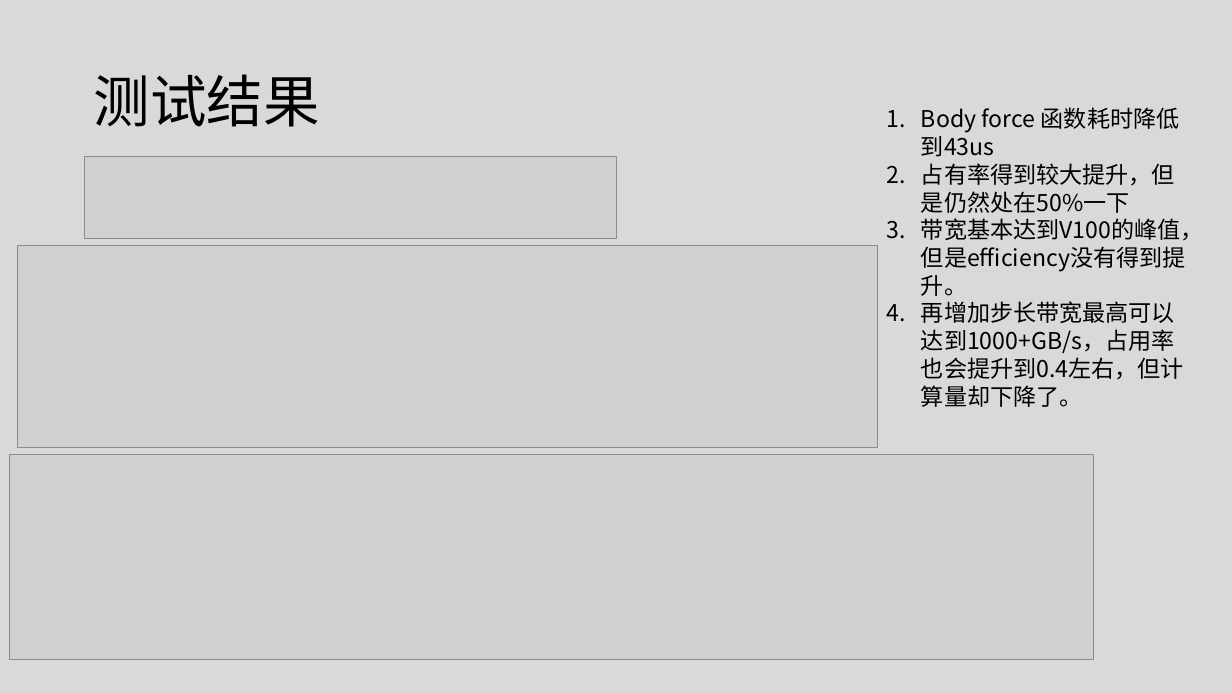
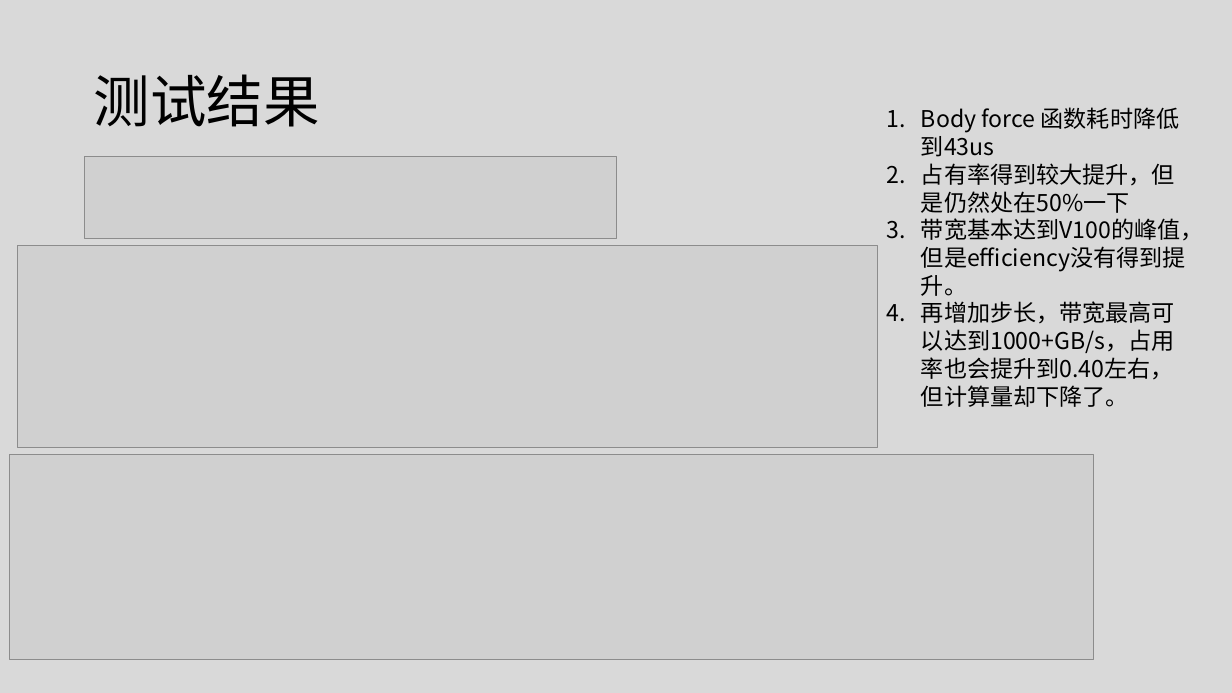
Before and after one commit to AlexZFX/cuda-nbody, a slide deck: slide 9 of ppt/Cuda-nbody 优化思路.pptx. Drawn at 1232x693 pixels with LibreOffice and Linux fonts; fonts in the diff are those of the drawing; grey boxes stand for pictures. Boxes give left, top, right and bottom in pixels: in the first picture for what was removed or moved away, otherwise in the second. Text is boxed around its words. In the diff, an @@ line names an element or a change of style, - is before the commit and + after.

```diff
--- a/ppt/Cuda-nbody 优化思路.pptx
+++ b/ppt/Cuda-nbody 优化思路.pptx
@@ text at (921,301,1175,407): text changed @@
-4. 再增加步长带宽最高可以达到1000+GB/s，占用率也会提升到0.4左右，但计算量却下降了。
+4. 再增加步长，带宽最高可以达到1000+GB/s，占用率也会提升到0.40左右，但计算量却下降了。
```
Also in this commit, not shown: 5 other slides changed, 4 slides added.
